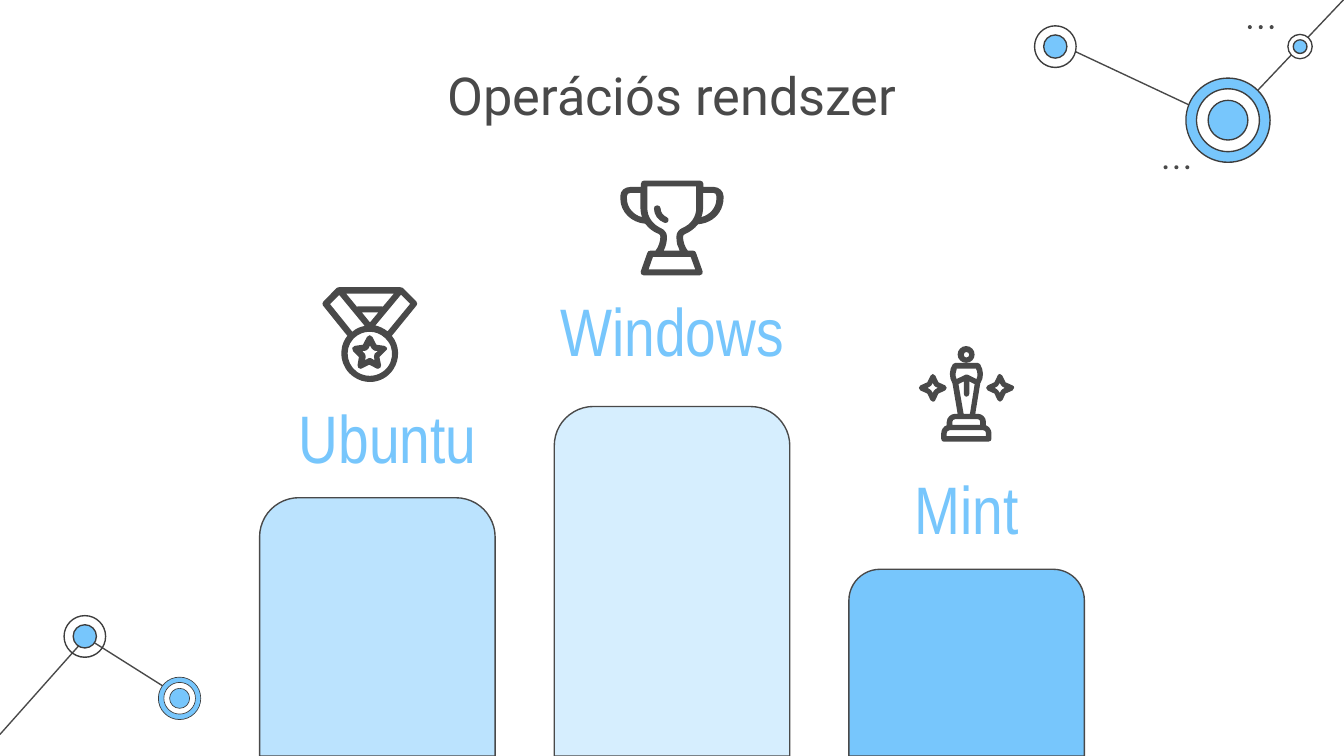
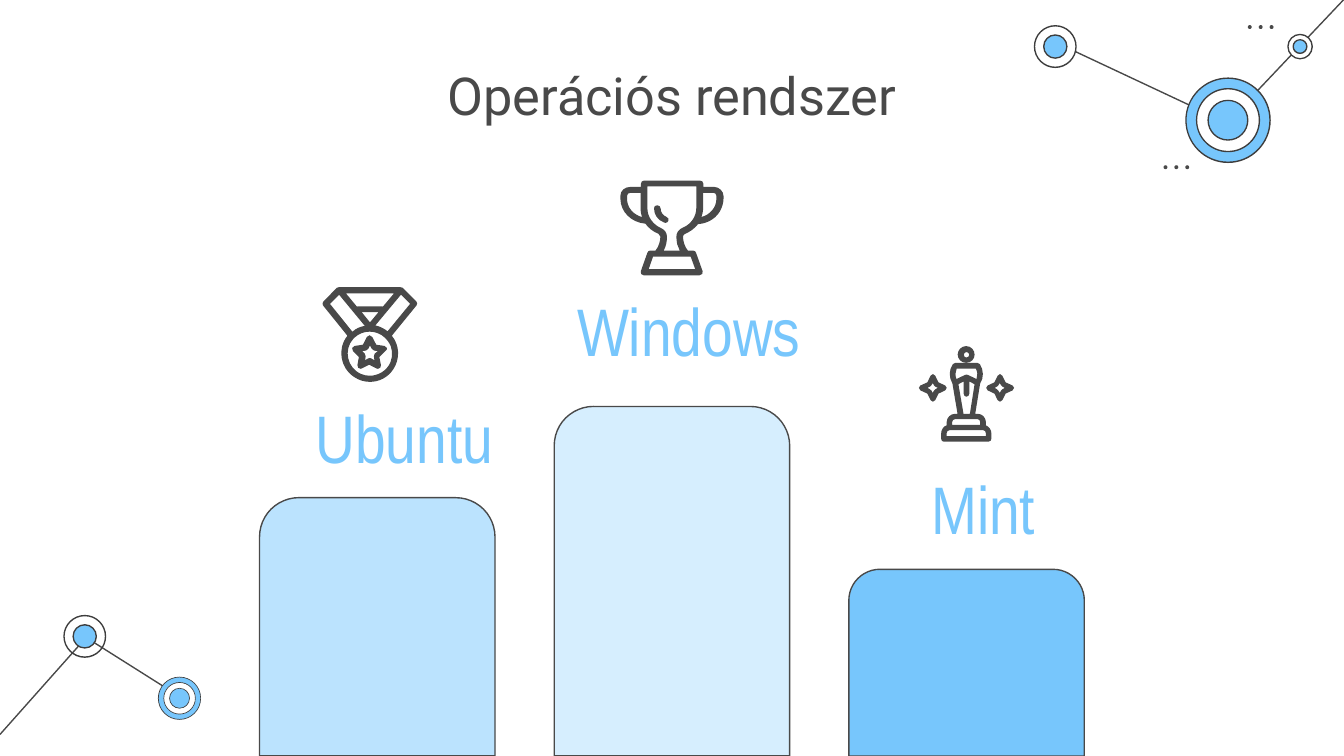
Before and after one commit to LilHacker09/iktprojekt2, a slide deck: slide 7 of ikt 2.pptx. Drawn at 1344x756 pixels with LibreOffice and Linux fonts; fonts in the diff are those of the drawing. Boxes give left, top, right and bottom in pixels: in the first picture for what was removed or moved away, otherwise in the second. Text is boxed around its words. In the diff, an @@ line names an element or a change of style, - is before the commit and + after.

```diff
--- a/ikt 2.pptx
+++ b/ikt 2.pptx
@@ indent changed; more space between paragraphs in 3 elements at (931,485,1035,535), (577,307,800,357), (316,414,494,464) @@
@@ freeform shape at (159,677,202,720): outline redrawn @@
@@ freeform shape at (169,688,190,708): outline redrawn @@
```
Also in this commit, not shown: 9 other slides changed, 2 slides added.
